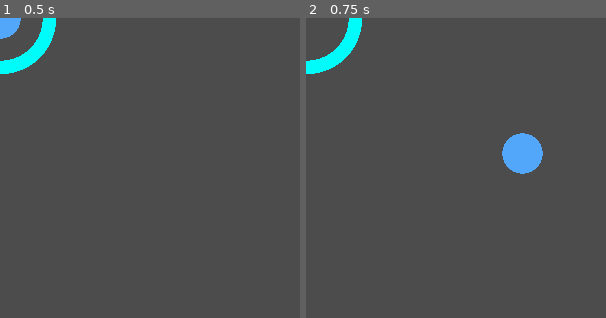
Above: before the commit, frames 1-2 (left to right).
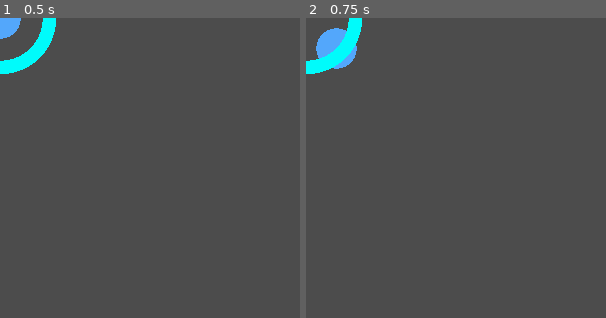
Above: after the commit, the same moments.

Repository: StitchedTeam/werewolf
Game: Godot game, scene res://UI/PlayerControl.tscn
Two runs of this game, one before a commit and one after it. Both use one fixed random seed, a clock stepped at 60 frames per second and the inputs below. The project has no main scene, so this scene is started directly.
Inputs (mouse positions are in pixels of both pictures, inside the frame that each line leads up to):
- Up to frame 1 (0.5 s): no input
- Up to frame 2 (0.75 s): tap Enter at 0.5 s; move the mouse to (522, 153) at 0.52 s; press the mouse at (522, 153) at 0.53 s

Frame 1 is identical in both runs. In frame 2, 2.2% of the frame differs, in the area x 3-79%, y 3-52%.

Commit message:
actually it was working, player control going to right position

Diff:
--- a/Werewolf/UI/PlayerControl.gd
+++ b/Werewolf/UI/PlayerControl.gd
@@ -9,11 +9,8 @@
 func _ready():
 	pass
 
-
 func _process(delta):
-
 	drag_and_place()
-
 	# To make Input Area's empty collider follow mouse position
 	$Input_area.position = get_global_mouse_position()
 
@@ -31,19 +28,13 @@
 			print("Controller drag ended")
 			dragging = false
 			drag_ended = true
-		if $Input_area.overlaps_area($Outside_area):
+		if ($Input_area.overlaps_area($Outside_area) && !drag_ended):
 			$Inside_area.position = $Input_area.position
 
 	# To bring control to the correct position after drag ended
 	if drag_ended:
 		build_position_dictionary()
-
-
-
-		drag_ended = false
-
-	pass
-
+	pass
 
 # Brings between the control and all eight positions to the dictionary
 func build_position_dictionary():
@@ -167,6 +158,7 @@
 				dic.erase("SW")
 				dic.erase("SE")
 
+
 	if dic.has("N"):
 		if dic.has("NE"):
 			if dic["N"] > dic["NE"]:
@@ -302,6 +294,7 @@
 			else:
 				dic.erase("W")
 				dic.erase("SE")
+	print(String(dic))
 
 	go_to_nearest()
 
@@ -309,24 +302,35 @@
 
 func go_to_nearest():
 	if dic.has("N"):
-		$Input_area.position = $Positions/North.position
+		$Inside_area.position = $Positions/North.position
+		print("N is nearest")
 	elif dic.has("S"):
-		$Input_area.position = $Positions/South.position
+		$Inside_area.position = $Positions/South.position
+		print("S is nearest")
 	elif dic.has("E"):
-		$Input_area.position = $Positions/East.position
+		$Inside_area.position = $Positions/East.position
+		print("E is nearest")
 	elif dic.has("W"):
-		$Input_area.position = $Positions/West.position
+		$Inside_area.position = $Positions/West.position
+		print("W is nearest")
 	elif dic.has("NE"):
-		$Input_area.position = $Positions/NorthEast.position
+		$Inside_area.position = $Positions/NorthEast.position
+		print("NE is nearest")
 	elif dic.has("NW"):
-		$Input_area.position = $Positions/NorthWest.position
+		$Inside_area.position = $Positions/NorthWest.position
+		print("NW is nearest")
 	elif dic.has("SE"):
-		$Input_area.position = $Positions/SouthEast.position
+		$Inside_area.position = $Positions/SouthEast.position
+		print("SE is nearest")
 	elif dic.has("SW"):
-		$Input_area.position = $Positions/SouthWest.position
-	else:
-		$Input_area.position = $Positions/Origin.position
+		$Inside_area.position = $Positions/SouthWest.position
+		print("SW is nearest")
+	else:
+		$Inside_area.position = $Positions/Origin.position
+		print("No point is nearest")
 
 	dic.clear()
-
-	pass
+	drag_ended = false
+	print("everything happened")
+
+	pass
--- a/Werewolf/UI/PlayerControl.tscn
+++ b/Werewolf/UI/PlayerControl.tscn
@@ -54,7 +54,6 @@
 shape = SubResource( 2 )
 
 [node name="Outside_area" type="Area2D" parent="."]
-editor/display_folded = true
 input_pickable = true
 gravity_vec = Vector2( 0, 1 )
 gravity = 98.0
